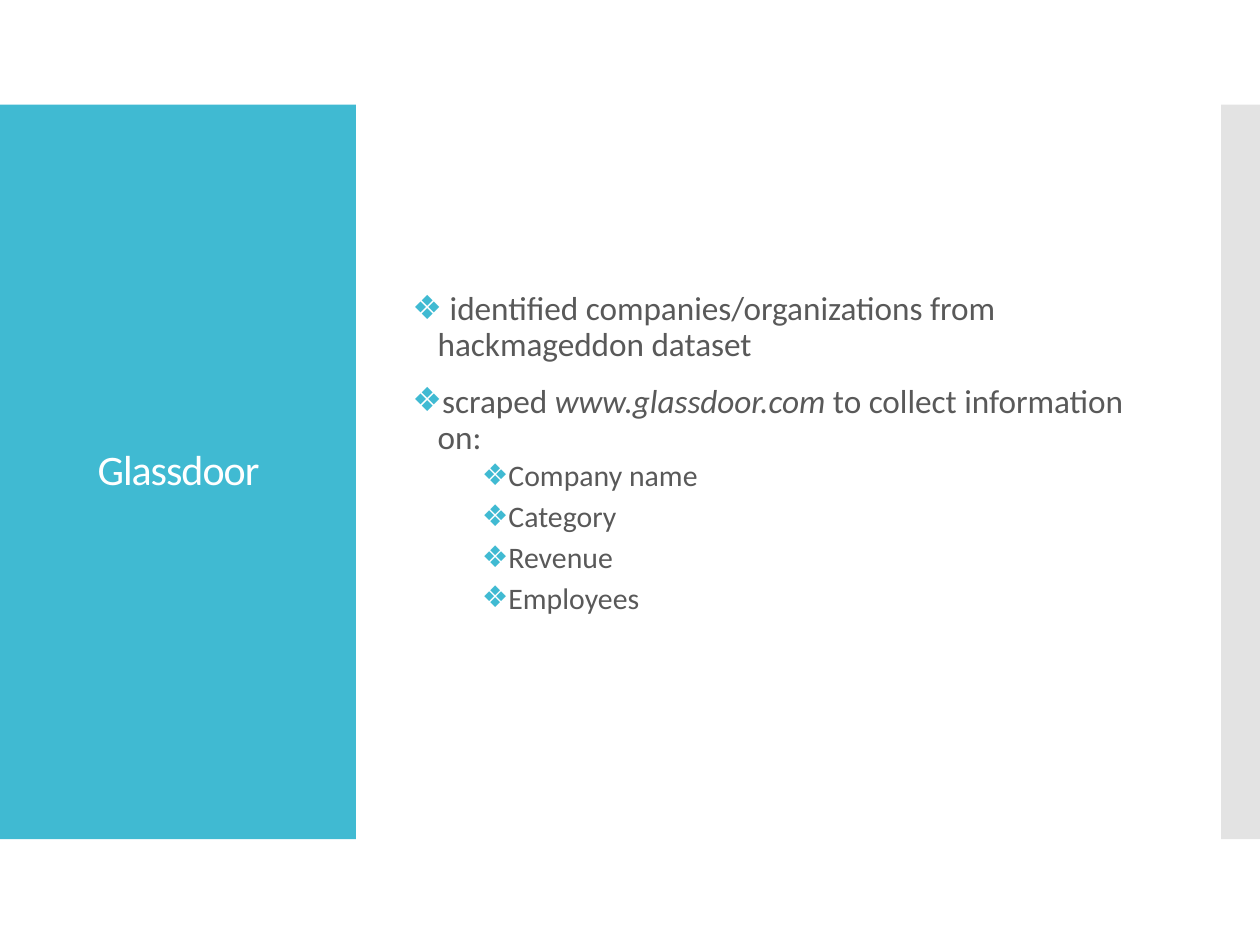
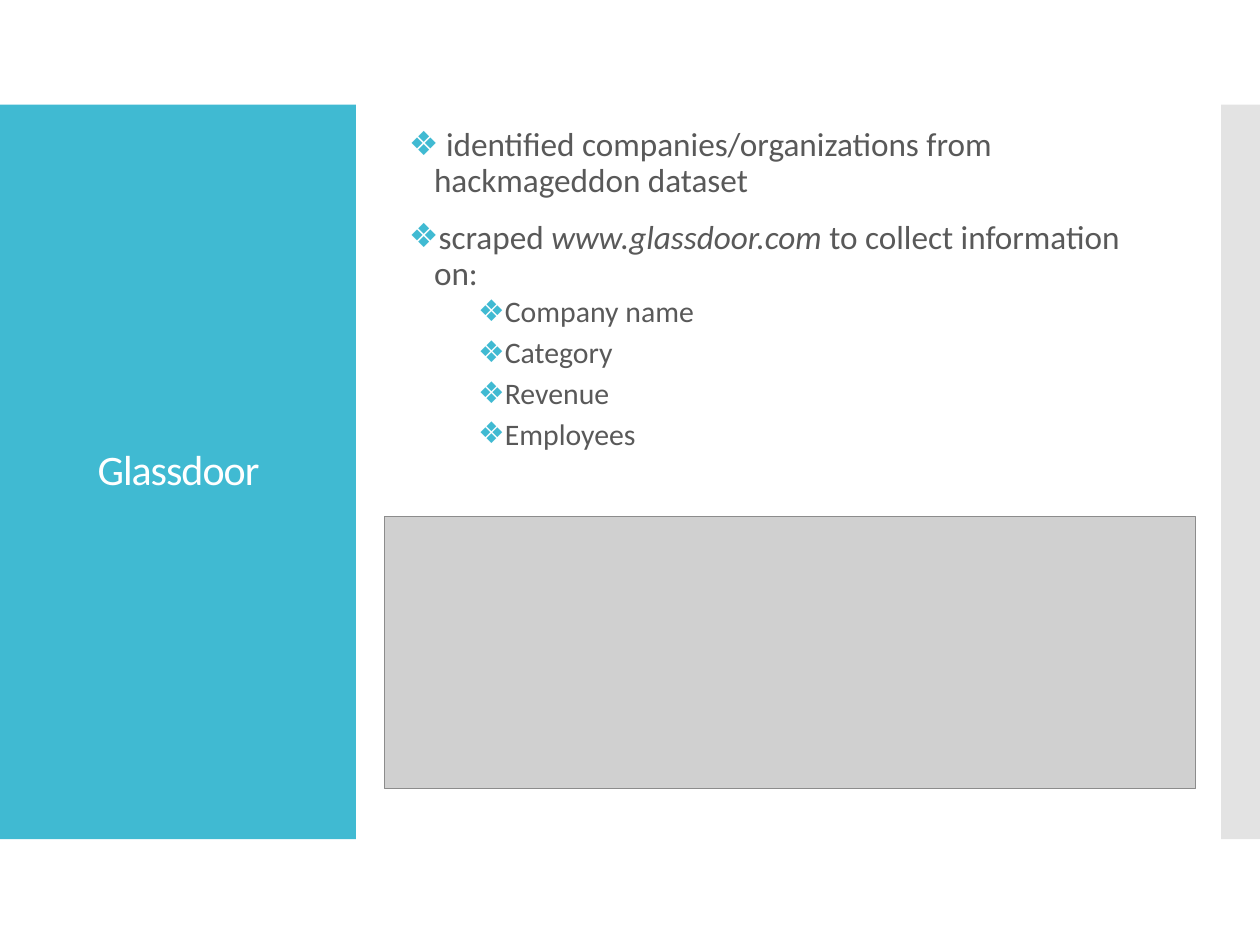
Before and after one commit to MelanieU/cyberattacks_in_healthcare, a slide deck: slide 10 of Analysis/hackmageddon_presentation.pptx. Drawn at 1260x945 pixels with LibreOffice and Linux fonts; fonts in the diff are those of the drawing; grey boxes stand for pictures. Boxes give left, top, right and bottom in pixels: in the first picture for what was removed or moved away, otherwise in the second. Text is boxed around its words. In the diff, an @@ line names an element or a change of style, - is before the commit and + after.

```diff
--- a/Analysis/hackmageddon_presentation.pptx
+++ b/Analysis/hackmageddon_presentation.pptx
@@ text "identified companies/organizations from hackmageddon dataset": place and size @@
-text "identified companies/organizations from hackmageddon dataset" at (438,297,1123,614)
+text "identified companies/organizations from hackmageddon dataset" at (434,133,1120,450)
@@ picture added at (384,517,1196,789) @@
```
Also in this commit, not shown: 5 other slides changed, 5 slides added, 3 slides removed.
